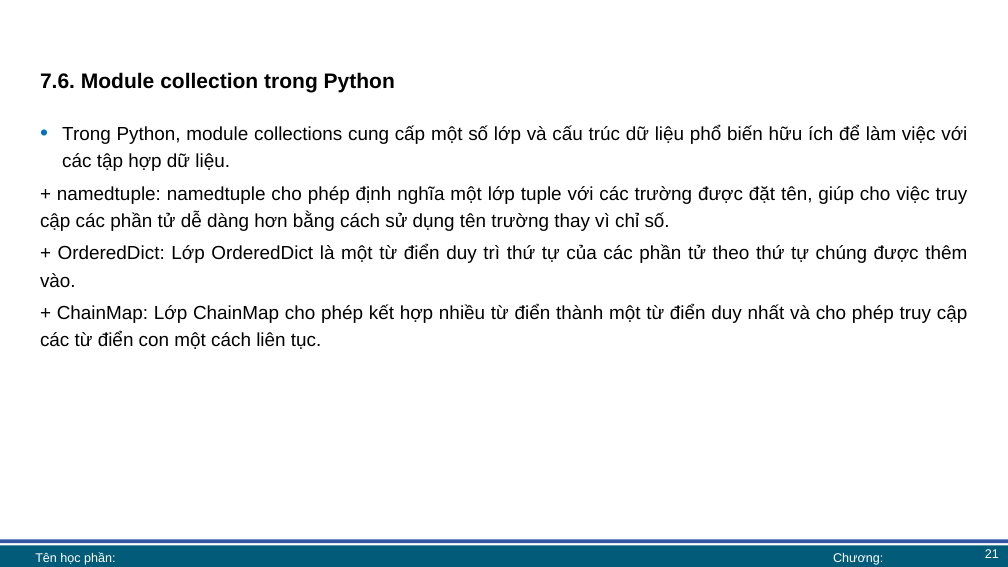
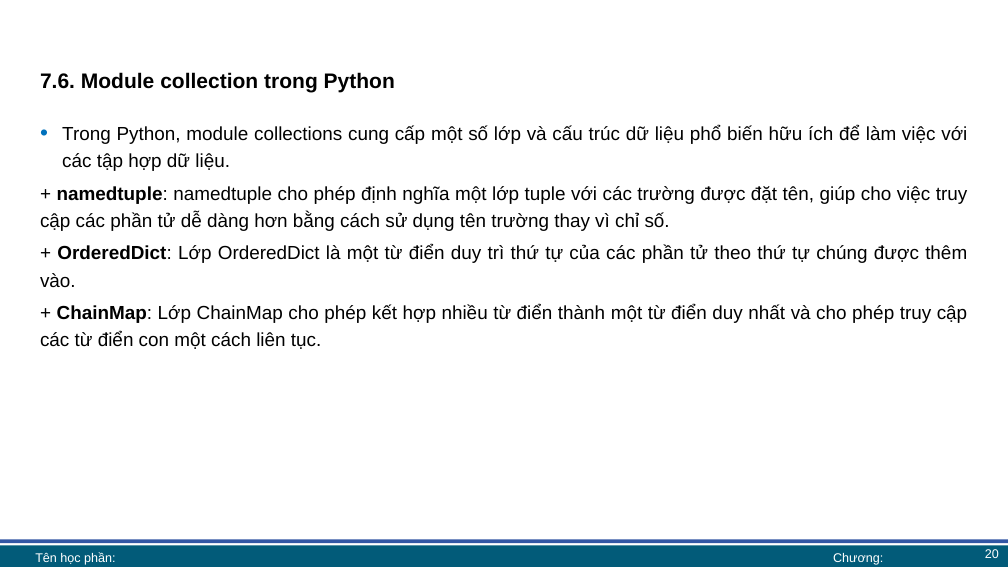
Before and after one commit to lhaaaaa/17A2-Ca-sang, a slide deck: slide 20 of Lab 6 + 7/Lab 7 bài giảng.pptx (slide 21 before the commit). Drawn at 1008x567 pixels with LibreOffice and Linux fonts; fonts in the diff are those of the drawing; background and template pictures are left out. Boxes give left, top, right and bottom in pixels: in the first picture for what was removed or moved away, otherwise in the second. Text is boxed around its words. In the diff, an @@ line names an element or a change of style, - is before the commit and + after.

```diff
--- a/Lab 6 + 7/Lab 7 bài giảng.pptx
+++ b/Lab 6 + 7/Lab 7 bài giảng.pptx
@@ text at [40, 186, 967, 349]: bold on in "namedtuple:", "OrderedDict:", "ChainMap:" @@
@@ page number at [985, 549, 999, 558]: text changed @@
-21
+20
```
Also in this commit, not shown: 4 other slides changed, 1 slide removed, 4 other files.
